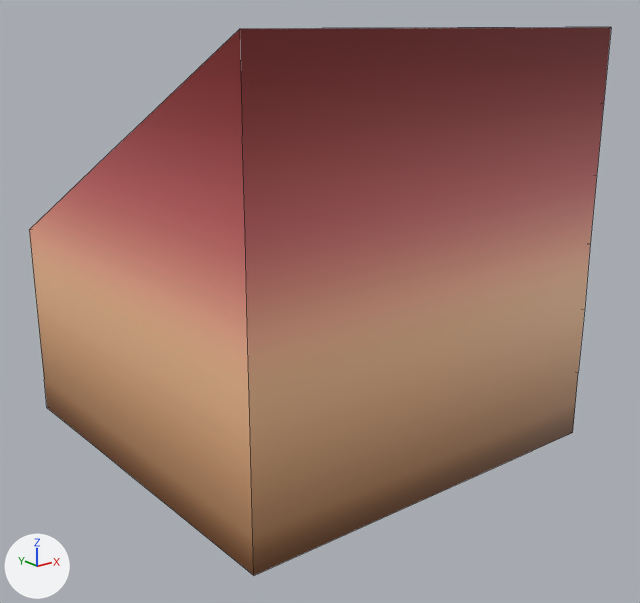
An edit to the FBX model Assets/Models/TileSets/Tileset 1/backHalfRamp1.001.fbx, drawn before and after from the same camera.
Camera for both pictures: a 50 mm camera at (-1.317, -1.724, 0.507) aimed at (0.008, -0.068, -0.155). Every picture has the same lights, and +X, +Y and +Z are marked at lower left. Mesh edges are drawn as thin lines. Where no turn or scale is listed for an object, it has been applied to the vertices.

The first picture shows 'backHalfRamp1.001'.
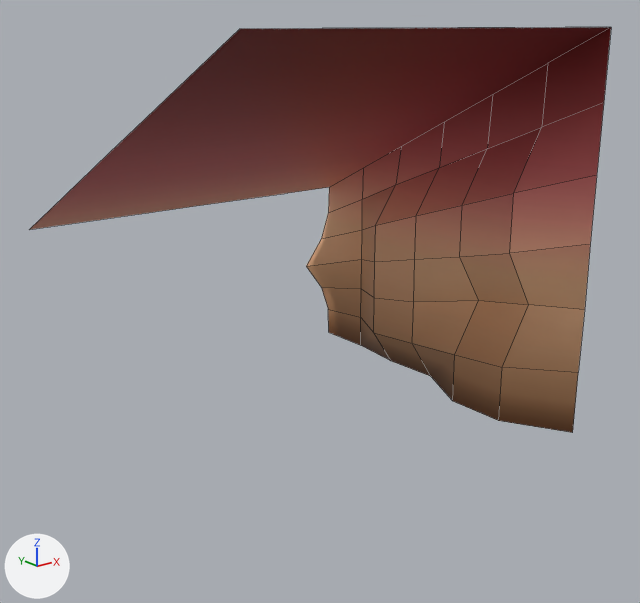
Changed parts and their boxes [x1, y1, x2, y2] in the pictures (640 x 603 px):
'backHalfRamp1.001', reshaped (26% shorter): before [29, 27, 611, 575]; after [29, 27, 611, 433]
part 1 of me_cube_048, deleted: before [29, 27, 611, 575]

Edits to the bpy script that builds the scene:
```text
Change me_cube_048:
    used by ob_backhalframp1_001; location = (0.0, 0.0, 0.0)
    remove me_cube_048.from_pydata(...)  # 93 vertices, 41 faces; spans x -0.5..0.5, y -0.5..0.5, z -0.5..0.5
    add me_cube_048.from_pydata(...)  # 66 vertices, 37 faces; spans x -0.5..0.5, y -0.5..0.5, z -0.5..0.5
    me_cube_048 part 1
    27 vertices are removed from x -0.5..0.333, y -0.5..0.5, z -0.5..0.333
    4 faces are deleted
```
